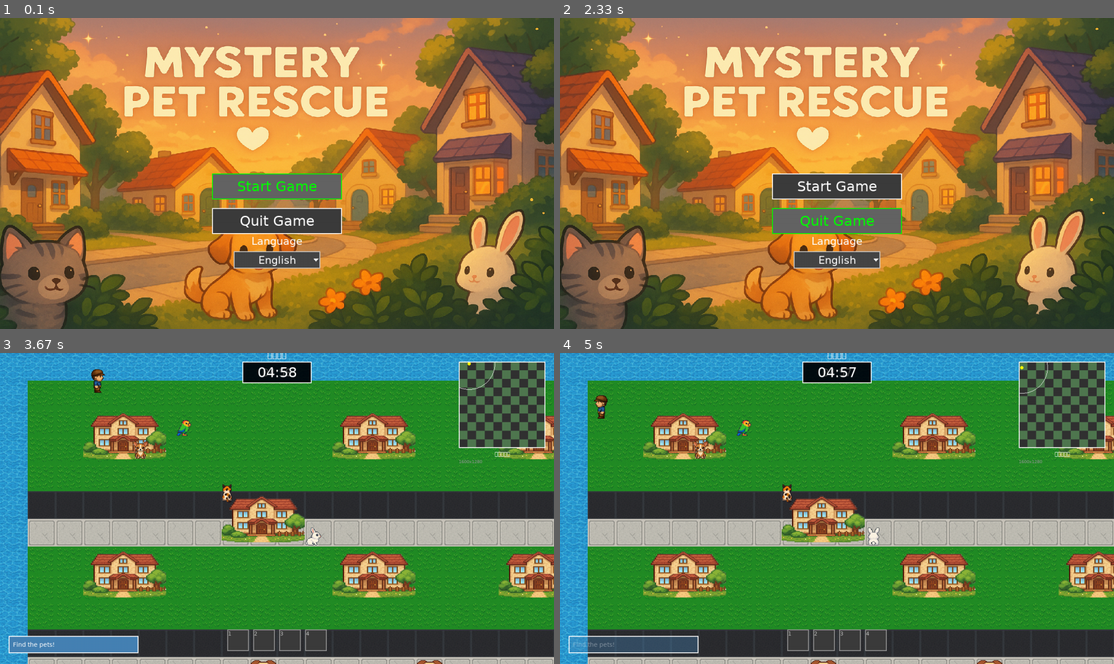
Above: before the commit, frames 1-4 (two rows, left to right).
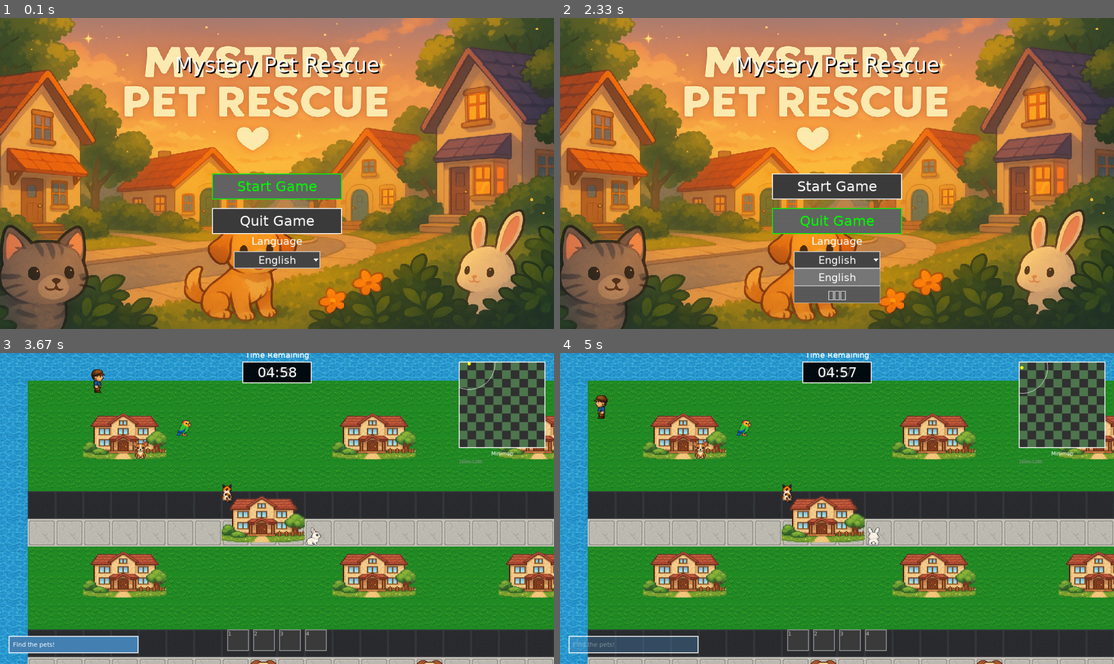
Above: after the commit, the same moments.

Repository: yuichi1000/mystery-pet-rescue
Game: pygame game, started from main.py
Same seed, same stepped clock (60 frames per second), same inputs: the game is played once before the commit and once after it.
Inputs (mouse positions are in pixels of both pictures, inside the frame that each line leads up to):
- Up to frame 1 (0.1 s): no input
- Up to frame 2 (2.33 s): click "Start Game" at 0.38 s; hold F5 0.67-1.13 s; hold Up 0.67-1.13 s; move the mouse to (814, 185) at 0.7 s; hold Esc 1.17-1.63 s; hold Up 1.17-1.63 s; click "English" at 1.72 s; click "English" at 2.05 s
- Up to frame 3 (3.67 s): click "Start Game" at 2.38 s; hold Up 2.67-3.13 s; move the mouse to (105, 580) at 2.7 s; hold Right 3.17-3.63 s
- Up to frame 4 (5 s): hold Left 3.67-4.2 s; hold Down 4.23-4.53 s; hold Left 4.57-4.97 s

The runs differ from the first frame. In frame 1, 1.0% of the frame differs, in the area x 31-69%, y 12-20%; in frame 2, 2.8%, in the area x 31-69%, y 12-92%; in frame 3, 0.2%; in frame 4, 0.2%.

Commit message:
🌐 多言語対応の大幅改善
✨ 新機能:
- ペット名を動物名に変更（日本語: いぬ、ねこ、うさぎ、とり / 英語: Dog, Cat, Rabbit, Bird）
- 画面タイトル「ミステリー・ペット・レスキュー」⇔「Mystery Pet Rescue」の翻訳対応
- UI要素の完全翻訳（残り時間、ミニマップ、救出したペット等）
- 結果画面のボタンテキスト翻訳（もう一度、メニューに戻る、終了）
- 通知メッセージの多言語対応

🔧 技術改善:
- 言語管理システムの拡張（新しい翻訳キー追加）
- ペット名専用ヘルパー関数 get_pet_name() 追加
- 動的言語切り替え時のUI更新機能
- 言語選択時のコールバック機能実装

🧪 テスト:
- 多言語対応テストファイル examples/language_test.py 追加
- ペット名一貫性テスト実装

📝 変更されたファイル:
- src/utils/language_manager.py: 翻訳データ大幅拡張
- src/entities/pet.py: 動物名表示機能追加
- src/scenes/menu.py: タイトル翻訳、言語切り替え改善
- src/scenes/game.py: ペットデータ名前変更、通知翻訳
- src/scenes/result.py: 結果画面翻訳対応
- src/ui/game_ui.py: UI要素翻訳対応

🗑️ 削除:
- 不要なドキュメントファイル削除（API.md, CHANGELOG.md, PET_COLLECTION_GUIDE.md）

Diff:
--- /dev/null
+++ b/examples/language_test.py
@@ -0,0 +1,96 @@
+#!/usr/bin/env python3
+"""
+多言語対応テスト
+言語切り替えとペット名の表示をテスト
+"""
+
+import sys
+import os
+from pathlib import Path
+
+# プロジェクトルートをPythonパスに追加
+sys.path.insert(0, str(Path(__file__).parent.parent))
+
+from src.utils.language_manager import get_language_manager, Language
+from src.entities.pet import Pet, PetData, PetType
+
+def test_language_switching():
+    """言語切り替えテスト"""
+    print("🌐 多言語対応テスト開始")
+    print("=" * 50)
+
+    # 言語マネージャーを取得
+    lang_manager = get_language_manager()
+
+    # テスト用ペットデータを作成
+    test_pets = [
+        PetData("dog_001", "dog", PetType.DOG, "friendly", "common", "犬"),
+        PetData("cat_001", "cat", PetType.CAT, "shy", "common", "猫"),
+        PetData("rabbit_001", "rabbit", PetType.RABBIT, "gentle", "uncommon", "うさぎ"),
+        PetData("bird_001", "bird", PetType.BIRD, "active", "rare", "鳥")
+    ]
+
+    # ペットオブジェクトを作成
+    pets = [Pet(pet_data, 0, 0) for pet_data in test_pets]
+
+    # 各言語でテスト
+    for language in [Language.ENGLISH, Language.JAPANESE]:
+        print(f"\n📝 言語: {language.value}")
+        print("-" * 30)
+
+        # 言語を設定
+        lang_manager.set_language(language)
+
+        # UI要素のテスト
+        print("UI要素:")
+        ui_keys = [
+            "game_title", "start_game", "quit_game", "language",
+            "pets_found", "time_remaining", "minimap",
+            "congratulations", "play_again", "return_to_menu"
+        ]
+
+        for key in ui_keys:
+            text = lang_manager.get_text(key)
+            print(f"  {key}: '{text}'")
+
+        # ペット名のテスト
+        print("\nペット名:")
+        for pet in pets:
+            display_name = pet.get_display_name()
+            print(f"  {pet.data.pet_type.value}: '{display_name}'")
+
+        print()
+
+def test_pet_name_consistency():
+    """ペット名の一貫性テスト"""
+    print("🐾 ペット名一貫性テスト")
+    print("=" * 50)
+
+    lang_manager = get_language_manager()
+
+    # 各ペットタイプをテスト
+    pet_types = ["dog", "cat", "rabbit", "bird"]
+
+    for pet_type in pet_types:
+        print(f"\n🔍 {pet_type.upper()}:")
+
+        # 各言語での表示名を確認
+        for language in [Language.ENGLISH, Language.JAPANESE]:
+            lang_manager.set_language(language)
+            display_name = lang_manager.get_pet_name(pet_type)
+            print(f"  {language.value}: '{display_name}'")
+
+def main():
+    """メイン関数"""
+    try:
+        test_language_switching()
+        test_pet_name_consistency()
+        print("✅ 多言語対応テスト完了")
+
+    except Exception as e:
+        print(f"❌ テストエラー: {e}")
+        import traceback
+        traceback.print_exc()
+
+if __name__ == "__main__":
+    main()
--- a/src/entities/pet.py
+++ b/src/entities/pet.py
@@ -11,6 +11,7 @@
 from enum import Enum
 
 from src.utils.asset_manager import get_asset_manager
+from src.utils.language_manager import get_language_manager
 
 class PetState(Enum):
     """ペット状態"""
@@ -67,13 +68,18 @@
 
         # スプライト
         self.asset_manager = get_asset_manager()
+        self.language_manager = get_language_manager()
         self.sprites = self._load_sprites()
 
         # エフェクト
         self.emotion_timer = 0.0
         self.current_emotion = None
 
-        print(f"🐾 ペット生成: {self.data.name} ({self.data.pet_type.value})")
+        print(f"🐾 ペット生成: {self.get_display_name()} ({self.data.pet_type.value})")
+
+    def get_display_name(self) -> str:
+        """表示用の動物名を取得"""
+        return self.language_manager.get_pet_name(self.data.pet_type.value)
 
     def _load_sprites(self) -> Dict[str, pygame.Surface]:
         """ペットスプライトを読み込み"""
@@ -234,7 +240,7 @@
         """恐怖状態に入る"""
         if self.state != PetState.SCARED:
             self.state = PetState.SCARED
-            print(f"😨 {self.data.name}が怖がっています")
+            print(f"😨 {self.get_display_name()}が怖がっています")
 
     def _set_random_direction(self):
         """ランダムな方向に移動開始"""
@@ -313,11 +319,11 @@
         if distance < 60.0:  # 相互作用可能距離
             if self.state == PetState.SCARED:
                 # 恐怖状態では相互作用失敗
-                print(f"😰 {self.data.name}は怖がっています")
+                print(f"😰 {self.get_display_name()}は怖がっています")
                 return False
             else:
                 # 相互作用成功
-                print(f"😊 {self.data.name}と仲良くなりました")
+                print(f"😊 {self.get_display_name()}と仲良くなりました")
 
                 # エモーション表示
                 self.current_emotion = "happy"
@@ -326,7 +332,7 @@
                 # 追従開始
                 if self.state != PetState.FOLLOWING:
                     self.state = PetState.FOLLOWING
-                    print(f"💕 {self.data.name}があなたについてきます")
+                    print(f"💕 {self.get_display_name()}があなたについてきます")
 
                 # 救出可能（簡素化版では常に可能）
                 return True
@@ -336,7 +342,7 @@
     def rescue(self) -> bool:
         """ペットを救出（簡素化版）"""
         self.state = PetState.RESCUED
-        print(f"🎉 {self.data.name}を救出しました！")
+        print(f"🎉 {self.get_display_name()}を救出しました！")
         return True
 
     def draw(self, screen: pygame.Surface, camera_offset: Tuple[int, int] = (0, 0)):
@@ -361,7 +367,7 @@
 
             # ペット名表示
             font = pygame.font.Font(None, 16)
-            name_surface = font.render(self.data.name, True, (255, 255, 255))
+            name_surface = font.render(self.get_display_name(), True, (255, 255, 255))
             screen.blit(name_surface, (draw_x, draw_y - 20))
 
         # エモーション表示
--- a/src/scenes/game.py
+++ b/src/scenes/game.py
@@ -138,7 +138,7 @@
         # 犬
         dog_data = PetData(
             pet_id="dog_001",
-            name="ポチ",
+            name="dog",  # 動物名に変更
             pet_type=PetType.DOG,
             personality="friendly",
             rarity="common",
@@ -150,7 +150,7 @@
         # 猫
         cat_data = PetData(
             pet_id="cat_001",
-            name="ミケ",
+            name="cat",  # 動物名に変更
             pet_type=PetType.CAT,
             personality="shy",
             rarity="common",
@@ -162,7 +162,7 @@
         # うさぎ
         rabbit_data = PetData(
             pet_id="rabbit_001",
-            name="ミミ",
+            name="rabbit",  # 動物名に変更
             pet_type=PetType.RABBIT,
             personality="gentle",
             rarity="uncommon",
@@ -174,7 +174,7 @@
         # 鳥
         bird_data = PetData(
             pet_id="bird_001",
-            name="ピーちゃん",
+            name="bird",  # 動物名に変更
             pet_type=PetType.BIRD,
             personality="active",
             rarity="rare",
@@ -493,7 +493,7 @@
                 if not hasattr(pet, 'discovered'):
                     pet.discovered = True
                     # self.audio_system.play_sfx("pet_found", loops=0)  # 音を出さない
-                    self.game_ui.add_notification(f"{pet.data.name}{get_text('pet_found')}", NotificationType.INFO)
+                    self.game_ui.add_notification(f"{pet.get_display_name()}{get_text('pet_found')}", NotificationType.INFO)
                     self.game_ui.add_notification(get_text("rescue_instruction"), NotificationType.INFO)
 
                 # Eキーで救出
@@ -505,13 +505,13 @@
         """ペットを救出（パズルなし）"""
         if pet.data.pet_id not in self.pets_rescued:
             self.pets_rescued.append(pet.data.pet_id)
-            self.game_ui.add_notification(f"{pet.data.name}{get_text('pet_rescued')}", NotificationType.SUCCESS)
+            self.game_ui.add_notification(f"{pet.get_display_name()}{get_text('pet_rescued')}", NotificationType.SUCCESS)
 
             # ペットタイプを文字列に変換
             pet_type_str = str(pet.data.pet_type).lower().replace('pettype.', '')
 
             # 救出されたペットをUIに追加
-            self.game_ui.add_rescued_pet(pet.data.name, pet_type_str)
+            self.game_ui.add_rescued_pet(pet.get_display_name(), pet_type_str)
 
             # 短い効果音を1回のみ再生
             self.audio_system.play_sfx("pet_rescued")
@@ -668,7 +668,7 @@
         stats_y = surface.get_height() // 2 + 20
 
         # 救出ペット数
-        pets_text = font_small.render(f"救出したペット: {len(self.pets_rescued)}/{self.total_pets}匹", True, (255, 255, 255))
+        pets_text = font_small.render(f"{get_text('pets_found')}: {len(self.pets_rescued)}/{self.total_pets}匹", True, (255, 255, 255))
         pets_rect = pets_text.get_rect(center=(surface.get_width() // 2, stats_y))
         surface.blit(pets_text, pets_rect)
 
--- a/src/scenes/menu.py
+++ b/src/scenes/menu.py
@@ -21,12 +21,13 @@
 
 class LanguageSelector:
     """言語選択セレクトボックス"""
-    def __init__(self, rect: pygame.Rect):
+    def __init__(self, rect: pygame.Rect, on_language_change=None):
         self.rect = rect
         self.expanded = False
         self.hovered = False
         self.languages = [Language.ENGLISH, Language.JAPANESE]
         self.language_manager = get_language_manager()
+        self.on_language_change = on_language_change  # コールバック関数
 
         print(f"🔧 言語選択ボックス初期化:")
         print(f"  位置: {rect}")
@@ -60,6 +61,10 @@
                     self.language_manager.set_language(lang)
                     new_lang = self.language_manager.get_current_language()
                     print(f"🔄 言語変更: {old_lang.value} → {new_lang.value}")
+
+                    # コールバック関数を呼び出し（メニューアイテムを再作成）
+                    if self.on_language_change:
+                        self.on_language_change()
                     self.expanded = False
                     return True
 
@@ -200,6 +205,7 @@
             y = start_y + i * spacing
             rect = pygame.Rect(x, y, item_width, item_height)
             self.menu_items.append(MenuItem(text, action, rect))
+            print(f"📝 メニューアイテム更新: {action} -> '{text}'")
 
         # 言語選択セレクトボックスを作成（既存のものがあれば展開状態を保持）
         lang_width = 200
@@ -214,7 +220,7 @@
             was_expanded = self.language_selector.expanded
             print(f"🔄 既存の言語選択ボックスの展開状態を保持: {was_expanded}")
 
-        self.language_selector = LanguageSelector(lang_rect)
+        self.language_selector = LanguageSelector(lang_rect, self._on_language_change)
 
         # 展開状態を復元
         if was_expanded:
@@ -225,6 +231,11 @@
         if self.menu_items:
             self.menu_items[self.selected_index].selected = True
             self.menu_items[self.selected_index].selected = True
+
+    def _on_language_change(self):
+        """言語変更時のコールバック"""
+        print("🌐 言語変更検出、メニューテキストを更新中...")
+        self._create_menu_items()
 
     def enter(self) -> None:
         """シーンに入る時の処理"""
@@ -345,6 +356,9 @@
         # メニューアイテムを描画
         self._draw_menu_items(surface)
 
+        # ゲームタイトルを描画
+        self._draw_game_title(surface)
+
         # 言語選択を描画
         if self.language_selector:
             font = self.font_manager.get_font("default", 24)
@@ -388,6 +402,25 @@
             text_rect = text_surface.get_rect(center=item.rect.center)
             surface.blit(text_surface, text_rect)
 
+    def _draw_game_title(self, surface: pygame.Surface):
+        """ゲームタイトルを描画"""
+        title_font = self.font_manager.get_font("default", 48)
+        title_text = get_text("game_title")
+
+        # タイトルの影を描画
+        shadow_surface = title_font.render(title_text, True, (0, 0, 0))
+        shadow_rect = shadow_surface.get_rect()
+        shadow_rect.centerx = surface.get_width() // 2 + 3
+        shadow_rect.y = 80 + 3
+        surface.blit(shadow_surface, shadow_rect)
+
+        # タイトル本体を描画
+        title_surface = title_font.render(title_text, True, (255, 255, 255))
+        title_rect = title_surface.get_rect()
+        title_rect.centerx = surface.get_width() // 2
+        title_rect.y = 80
+        surface.blit(title_surface, title_rect)
+
     def _draw_gradient_background(self, surface: pygame.Surface):
         """グラデーション背景を描画"""
         # 上から下へのグラデーション
--- a/src/scenes/result.py
+++ b/src/scenes/result.py
@@ -7,6 +7,7 @@
 from typing import Optional, Dict, Any, List
 from src.core.scene import Scene
 from src.utils.font_manager import get_font_manager
+from src.utils.language_manager import get_language_manager, get_text
 from src.utils.asset_manager import get_asset_manager
 
 class ResultButton:
@@ -63,9 +64,9 @@
 
         # ボタンデータ
         button_data = [
-            ("もう一度", "game"),
-            ("メニュー", "menu"),
-            ("終了", "quit")
+            (get_text("play_again"), "game"),
+            (get_text("return_to_menu"), "menu"),
+            (get_text("quit"), "quit")
         ]
 
         for i, (text, action) in enumerate(button_data):
@@ -269,7 +270,7 @@
 
     def _draw_congratulations(self, surface: pygame.Surface):
         """おめでとうメッセージを描画"""
-        congrats_text = "おめでとうございます！全てのペットを救出しました！"
+        congrats_text = get_text("congratulations") + "！" + get_text("all_pets_rescued")
         congrats_font = self.font_manager.get_font("default", 36)
         congrats_surface = congrats_font.render(congrats_text, True, (255, 215, 0))
         congrats_rect = congrats_surface.get_rect(center=(surface.get_width()//2, 450))
--- a/src/ui/game_ui.py
+++ b/src/ui/game_ui.py
@@ -352,7 +352,7 @@
         pygame.draw.rect(self.screen, self.colors['ui_border'], self.minimap_rect, 2)
 
         # ミニマップタイトル
-        minimap_title = "ミニマップ"
+        minimap_title = get_text("minimap")
         title_surface = self.font_manager.render_text(
             minimap_title, "default", int(12 * self.ui_scale), self.colors['text']
         )
@@ -383,7 +383,7 @@
 
         # 目標タイトル
         title_surface = self.font_manager.render_text(
-            "現在の目標", "default", int(14 * self.ui_scale), self.colors['text']
+            get_text("current_objective"), "default", int(14 * self.ui_scale), self.colors['text']
         )
         self.screen.blit(title_surface, (self.objective_rect.x + 10, self.objective_rect.y + 5))
 
@@ -507,7 +507,7 @@
 
         # "残り時間" ラベル
         label_font = self.font_manager.get_font('default', 18)
-        label_text = label_font.render("残り時間", True, text_color)
+        label_text = label_font.render(get_text("time_remaining"), True, text_color)
         label_rect = label_text.get_rect(centerx=timer_bg_rect.centerx, bottom=timer_bg_rect.top - 5)
         self.screen.blit(label_text, label_rect)
 
@@ -669,7 +669,7 @@
 
         # "残り時間" ラベル
         label_font = self.font_manager.get_font('default', 18)
-        label_text = label_font.render("残り時間", True, text_color)
+        label_text = label_font.render(get_text("time_remaining"), True, text_color)
         label_rect = label_text.get_rect(centerx=timer_bg_rect.centerx, bottom=timer_bg_rect.top - 5)
         self.screen.blit(label_text, label_rect)
     def _draw_rescued_pets(self):
--- a/src/utils/language_manager.py
+++ b/src/utils/language_manager.py
@@ -33,9 +33,11 @@
                 "japanese": "日本語",
                 "game_title": "Mystery Pet Rescue",
 
-                # ゲーム内
+                # ゲーム内UI
                 "pets_found": "Pets Found",
                 "time_remaining": "Time Remaining",
+                "minimap": "Minimap",
+                "current_objective": "Current Objective",
                 "game_paused": "Game Paused",
                 "game_resumed": "Game Resumed",
                 "pet_rescued": " rescued!",
@@ -46,16 +48,31 @@
                 "pet_found": "found!",
                 "rescue_instruction": "Press E to rescue",
 
+                # ペット名（動物名）
+                "pet_cat": "Cat",
+                "pet_dog": "Dog",
+                "pet_rabbit": "Rabbit",
+                "pet_bird": "Bird",
+
                 # 結果画面
                 "congratulations": "Congratulations!",
                 "time_bonus": "Time Bonus",
                 "total_score": "Total Score",
                 "return_to_menu": "Return to Menu",
+                "play_again": "Play Again",
+                "quit": "Quit",
 
                 # ヒント
                 "pets_hiding_hint": "The pets might be hiding near residential areas or parks.",
                 "search_buildings_hint": "Try searching around buildings and near trees.",
-                "parks_hint": "Midori Park and Kids Plaza are places animals love."
+                "parks_hint": "Midori Park and Kids Plaza are places animals love.",
+
+                # 操作説明
+                "controls_move": "WASD/Arrow Keys: Move",
+                "controls_run": "Shift: Run",
+                "controls_interact": "E: Interact",
+                "controls_pause": "ESC: Pause",
+                "controls_minimap": "M: Toggle Minimap"
             },
             Language.JAPANESE.value: {
                 # メニュー
@@ -66,9 +83,11 @@
                 "japanese": "日本語",
                 "game_title": "ミステリー・ペット・レスキュー",
 
-                # ゲーム内
+                # ゲーム内UI
                 "pets_found": "救出したペット",
                 "time_remaining": "残り時間",
+                "minimap": "ミニマップ",
+                "current_objective": "現在の目標",
                 "game_paused": "ゲーム一時停止",
                 "game_resumed": "ゲーム再開",
                 "pet_rescued": "を救出しました！",
@@ -79,16 +98,31 @@
                 "pet_found": "を見つけました！",
                 "rescue_instruction": "Eキーで救出できます",
 
+                # ペット名（動物名）
+                "pet_cat": "ねこ",
+                "pet_dog": "いぬ",
+                "pet_rabbit": "うさぎ",
+                "pet_bird": "とり",
+
                 # 結果画面
                 "congratulations": "おめでとうございます！",
                 "time_bonus": "タイムボーナス",
                 "total_score": "総合スコア",
                 "return_to_menu": "メニューに戻る",
+                "play_again": "もう一度",
+                "quit": "終了",
 
                 # ヒント
                 "pets_hiding_hint": "ペットたちは住宅街や公園の近くに隠れているかもしれません。",
                 "search_buildings_hint": "建物の周りや木の近くを探してみましょう。",
-                "parks_hint": "みどり公園とちびっこ広場は動物たちが好む場所です。"
+                "parks_hint": "みどり公園とちびっこ広場は動物たちが好む場所です。",
+
+                # 操作説明
+                "controls_move": "WASD/矢印キー: 移動",
+                "controls_run": "Shift: 走る",
+                "controls_interact": "E: 相互作用",
+                "controls_pause": "ESC: 一時停止",
+                "controls_minimap": "M: ミニマップ切り替え"
             }
         }
 
@@ -120,6 +154,11 @@
         # 最終フォールバック: キー名をそのまま返す
         return key
 
+    def get_pet_name(self, pet_type: str) -> str:
+        """ペットタイプから動物名を取得"""
+        pet_key = f"pet_{pet_type.lower()}"
+        return self.get_text(pet_key)
+
     def get_language_display_name(self, language: Language) -> str:
         """言語の表示名を取得"""
         if language == Language.ENGLISH:
Not shown, removed: docs/API.md
Not shown, removed: docs/CHANGELOG.md
Not shown, removed: docs/PET_COLLECTION_GUIDE.md
